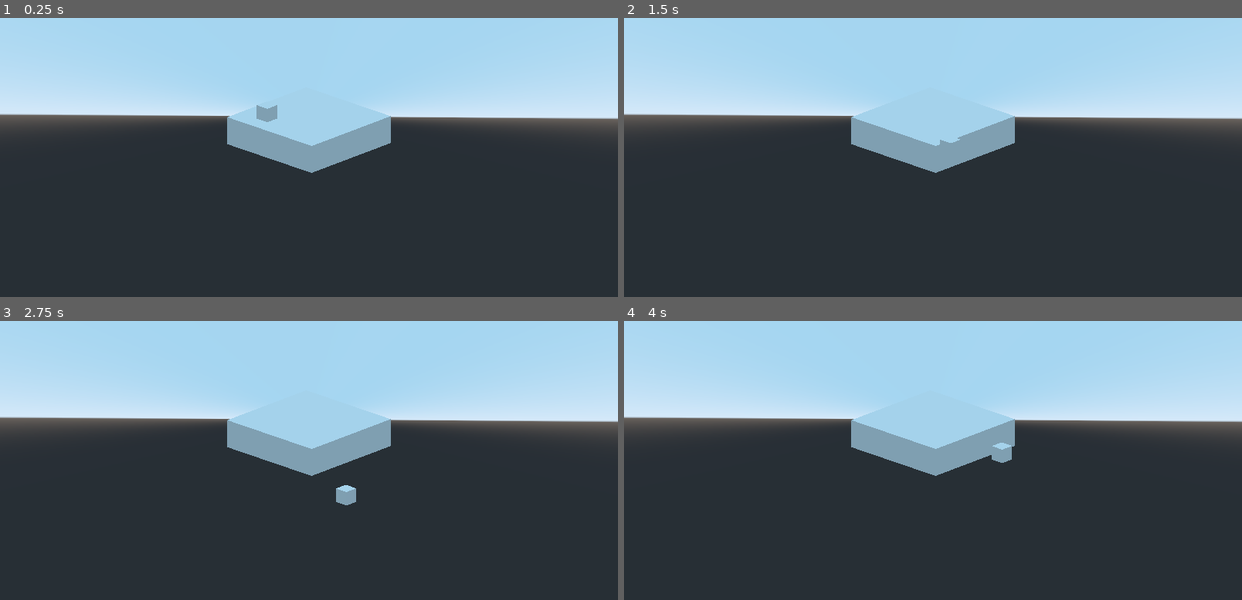
Above: before the commit, frames 1-4 (two rows, left to right).
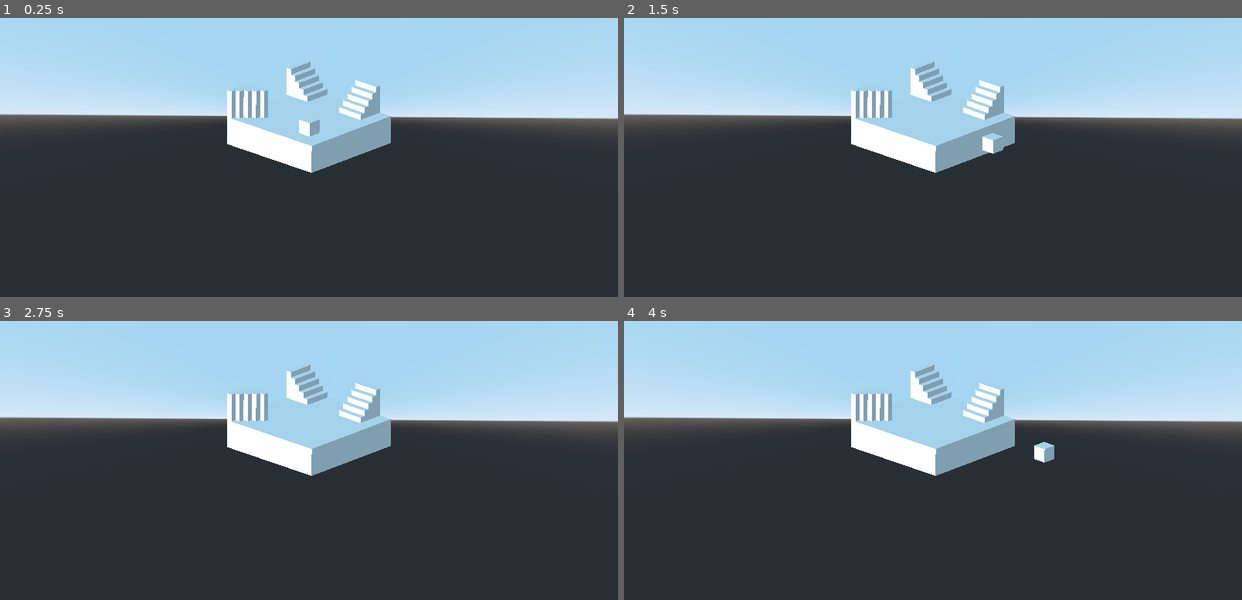
Above: after the commit, the same moments.

Repository: kellieb695/final-proj
Game: Godot game, scene res://Main.tscn
Two runs of this game, one before a commit and one after it. Both use one fixed random seed, a clock stepped at 60 frames per second and the inputs below.
Inputs:
- Up to frame 1 (0.25 s): no input
- Up to frame 2 (1.5 s): tap Enter at 0.5 s; hold Right (move_right) 0.53-1.28 s; tap Space (jump, bound only after the commit) at 0.6, 0.77, 1.07, 1.35 s; hold Down (move_back) from 1.28 s (still down)
- Up to frame 3 (2.75 s): tap Space (jump, bound only after the commit) at 1.52, 1.82, 2.1 s; release Down (move_back) at 2.03 s; hold Right (move_right) from 2.03 s (still down)
- Up to frame 4 (4 s): release Right (move_right) at 2.78 s; hold Up (move_forward) 2.78-3.53 s; tap Space (jump, bound only after the commit) at 2.85, 3.02, 3.32, 3.6, 3.77 s; hold Left (move_left) from 3.53 s (still down)

The runs differ from the first frame. In frame 1, 3.2% of the frame differs, in the area x 36-62%, y 15-56%; in frame 2, 3.1%; in frame 3, 3.2%; in frame 4, 3.3%, in the area x 36-70%, y 15-56%.

Commit message:
Added stair scene, 3 instances to main, and light source

Diff:
--- /dev/null
+++ b/Block.tscn
@@ -0,0 +1,19 @@
+[gd_scene load_steps=3 format=2]
+
+[sub_resource type="BoxShape" id=1]
+extents = Vector3( 0.5, 0.5, 0.5 )
+
+[sub_resource type="CubeMesh" id=2]
+size = Vector3( 1, 1, 1 )
+
+[node name="Block" type="Spatial"]
+
+[node name="StaticBody" type="StaticBody" parent="."]
+transform = Transform( 1, 0, 0, 0, 1, 0, 0, 0, 1, 0, 0.25, 0 )
+
+[node name="CollisionShape" type="CollisionShape" parent="StaticBody"]
+shape = SubResource( 1 )
+
+[node name="MeshInstance" type="MeshInstance" parent="StaticBody/CollisionShape"]
+mesh = SubResource( 2 )
+skeleton = NodePath("../..")
--- a/Main.tscn
+++ b/Main.tscn
@@ -1,6 +1,7 @@
-[gd_scene load_steps=4 format=2]
+[gd_scene load_steps=5 format=2]
 
 [ext_resource path="res://Player.tscn" type="PackedScene" id=1]
+[ext_resource path="res://Stair.tscn" type="PackedScene" id=2]
 
 [sub_resource type="BoxShape" id=1]
 extents = Vector3( 4, 1, 4 )
@@ -20,7 +21,7 @@
 mesh = SubResource( 2 )
 
 [node name="Player" parent="." instance=ExtResource( 1 )]
-transform = Transform( 1, 0, 0, 0, 1, 0, 0, 0, 1, -1.83584, 0.00115395, 2.29392 )
+transform = Transform( 1, 0, 0, 0, 1, 0, 0, 0, 1, 2.16416, 0.00115395, 2.29392 )
 
 [node name="Spatial" type="Spatial" parent="."]
 transform = Transform( 0.965926, -0.25, -0.0669873, 0.258819, 0.933013, 0.25, 0, -0.258819, 0.965926, 0, 0, 0 )
@@ -30,3 +31,15 @@
 projection = 1
 current = true
 size = 25.0
+
+[node name="Stair1" parent="." instance=ExtResource( 2 )]
+transform = Transform( 1, 0, 0, 0, 1, 0, 0, 0, 1, -3, 0, -3 )
+
+[node name="Stair2" parent="." instance=ExtResource( 2 )]
+transform = Transform( -4.37114e-08, 0, -1, 0, 1, 0, 1, 0, -4.37114e-08, 2, 0, -3 )
+
+[node name="Stair3" parent="." instance=ExtResource( 2 )]
+transform = Transform( 1, 0, 0, 0, -4.37114e-08, -1, 0, 1, -4.37114e-08, -3, 1, 2 )
+
+[node name="DirectionalLight" type="DirectionalLight" parent="."]
+transform = Transform( 1, 0, 0, 0, 1, 0, 0, 0, 1, 13, -12.7408, 0 )
--- a/Player.gd
+++ b/Player.gd
@@ -1,6 +1,8 @@
 extends KinematicBody
 
 export var speed = 10.0
+export var jump_impulse = 2.0
+export var fall_acceleration = 1.0
 
 var velocity = Vector3.ZERO
 
@@ -16,7 +18,13 @@
 	if Input.is_action_pressed("move_forward"):
 		direction.z -= 1
 
+
 	velocity.x = direction.x * speed
 	velocity.z = direction.z * speed
 
+	if is_on_floor() and Input.is_action_just_released("jump"):
+		velocity.y += jump_impulse
+
+
+	velocity.y -= fall_acceleration * delta
 	velocity = move_and_slide(velocity, Vector3.UP)
--- /dev/null
+++ b/Stair.tscn
@@ -0,0 +1,69 @@
+[gd_scene load_steps=11 format=2]
+
+[sub_resource type="BoxShape" id=1]
+margin = 0.001
+extents = Vector3( 0.2, 1, 1 )
+
+[sub_resource type="CubeMesh" id=2]
+size = Vector3( 0.4, 2, 2 )
+
+[sub_resource type="BoxShape" id=3]
+extents = Vector3( 0.2, 0.8, 1 )
+
+[sub_resource type="CubeMesh" id=4]
+size = Vector3( 0.4, 1.6, 2 )
+
+[sub_resource type="BoxShape" id=5]
+extents = Vector3( 0.2, 0.6, 1 )
+
+[sub_resource type="CubeMesh" id=6]
+size = Vector3( 0.4, 1.2, 2 )
+
+[sub_resource type="BoxShape" id=7]
+extents = Vector3( 0.2, 0.4, 1 )
+
+[sub_resource type="CubeMesh" id=8]
+size = Vector3( 0.4, 0.8, 2 )
+
+[sub_resource type="BoxShape" id=9]
+extents = Vector3( 0.2, 0.2, 1 )
+
+[sub_resource type="CubeMesh" id=10]
+size = Vector3( 0.4, 0.4, 2 )
+
+[node name="Stair" type="Spatial"]
+
+[node name="CollisionShapeA" type="CollisionShape" parent="."]
+transform = Transform( 1, 0, 0, 0, 1, 0, 0, 0, 1, -0.8, 1, 0 )
+shape = SubResource( 1 )
+
+[node name="MeshInstanceA" type="MeshInstance" parent="CollisionShapeA"]
+mesh = SubResource( 2 )
+
+[node name="CollisionShapeB" type="CollisionShape" parent="."]
+transform = Transform( 1, 0, 0, 0, 1, 0, 0, 0, 1, -0.4, 0.8, 0 )
+shape = SubResource( 3 )
+
+[node name="MeshInstanceB" type="MeshInstance" parent="CollisionShapeB"]
+mesh = SubResource( 4 )
+
+[node name="CollisionShapeC" type="CollisionShape" parent="."]
+transform = Transform( 1, 0, 0, 0, 1, 0, 0, 0, 1, 0, 0.6, 0 )
+shape = SubResource( 5 )
+
+[node name="MeshInstanceC" type="MeshInstance" parent="CollisionShapeC"]
+mesh = SubResource( 6 )
+
+[node name="CollisionShapeD" type="CollisionShape" parent="."]
+transform = Transform( 1, 0, 0, 0, 1, 0, 0, 0, 1, 0.4, 0.4, 0 )
+shape = SubResource( 7 )
+
+[node name="MeshInstanceD" type="MeshInstance" parent="CollisionShapeD"]
+mesh = SubResource( 8 )
+
+[node name="CollisionShapeE" type="CollisionShape" parent="."]
+transform = Transform( 1, 0, 0, 0, 1, 0, 0, 0, 1, 0.8, 0.2, 0 )
+shape = SubResource( 9 )
+
+[node name="MeshInstanceE" type="MeshInstance" parent="CollisionShapeE"]
+mesh = SubResource( 10 )
--- a/project.godot
+++ b/project.godot
@@ -40,6 +40,11 @@
 "events": [ Object(InputEventKey,"resource_local_to_scene":false,"resource_name":"","device":0,"alt":false,"shift":false,"control":false,"meta":false,"command":false,"pressed":false,"scancode":16777234,"physical_scancode":0,"unicode":0,"echo":false,"script":null)
  ]
 }
+jump={
+"deadzone": 0.5,
+"events": [ Object(InputEventKey,"resource_local_to_scene":false,"resource_name":"","device":0,"alt":false,"shift":false,"control":false,"meta":false,"command":false,"pressed":false,"scancode":32,"physical_scancode":0,"unicode":0,"echo":false,"script":null)
+ ]
+}
 
 [physics]
 
